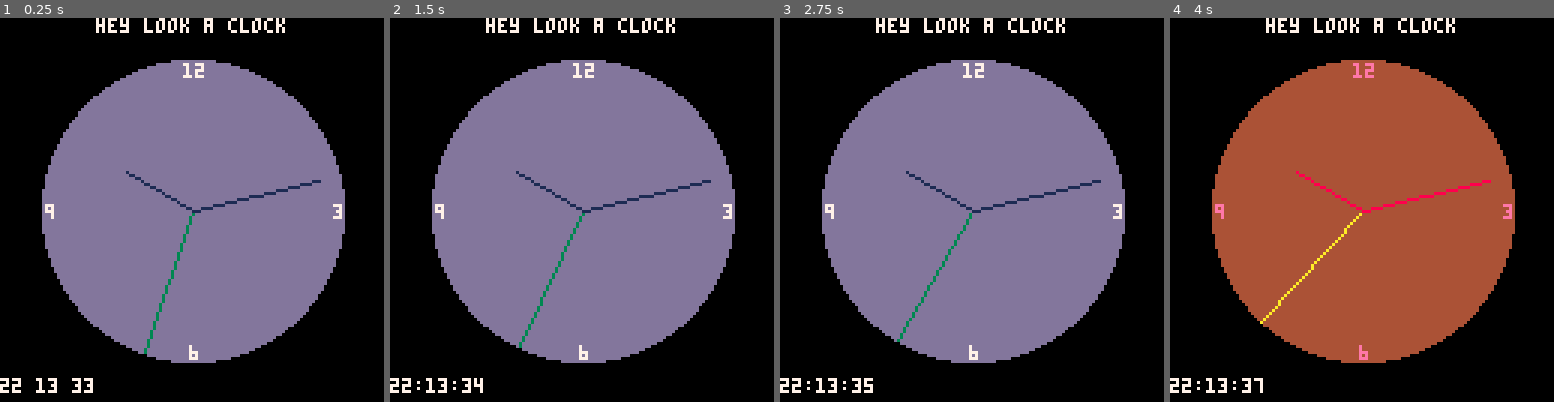
Above: before the commit, frames 1-4 (left to right).
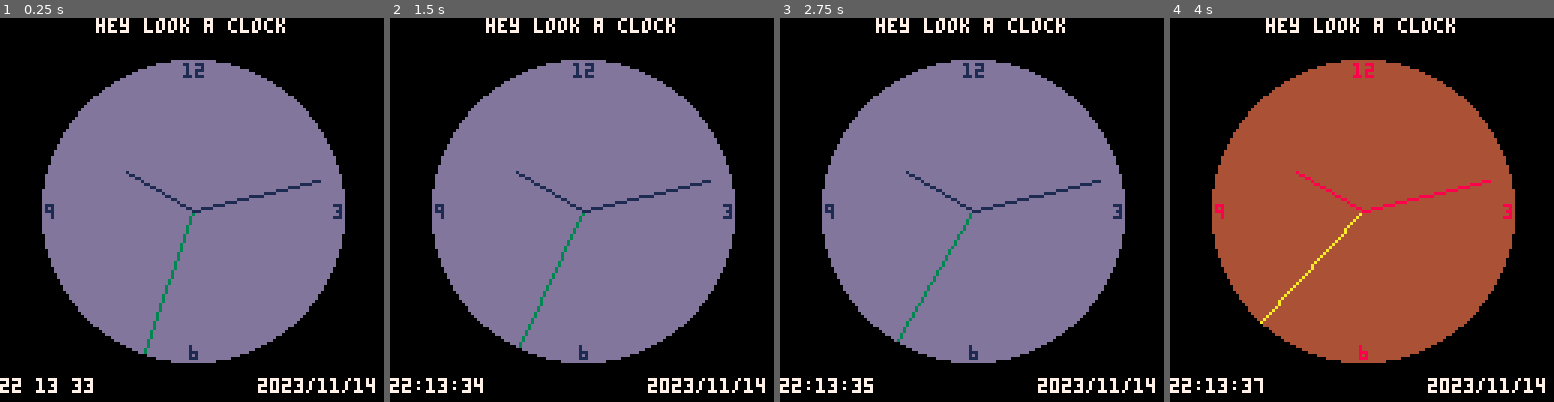
Above: after the commit, the same moments.

Repository: 0x4D5352/mussar.p8
Game: PICO-8 cartridge rndclock.p8
The game is run twice, just before and just after one commit, with the same random seed, the same clock (stepped at 60 frames per second) and the same inputs.
Inputs:
- Up to frame 1 (0.25 s): no input
- Up to frame 2 (1.5 s): no input
- Up to frame 3 (2.75 s): no input
- Up to frame 4 (4 s): no input

The runs differ from the first frame. In frame 1, 0.8% of the frame differs, in the area x 11-98%, y 11-98%; in frame 2, 0.8%; in frame 3, 0.8%; in frame 4, 0.8%.

Commit message:
add date

Diff:
--- a/rndclock.p8
+++ b/rndclock.p8
@@ -34,9 +34,9 @@
 
 
 	if sin(t()) > -0.75 then
-		delimiter = ":"
+		time_delimiter = ":"
 	else
-		delimiter = " "
+		time_delimiter = " "
 	end
 
 	if stat(93) < 10 then
@@ -57,8 +57,31 @@
 		sec = stat(95)
 	end
 
-	time = hr..delimiter..min..delimiter..sec
+	time = hr..time_delimiter..min..time_delimiter..sec
+
+	yr = stat(90)
+
+	if stat(91) < 10 then
+		mnth = "0"..stat(91)
+	else
+		mnth = stat(91)
+	end
+
+	if stat(92) < 10 then
+		day = "0"..stat(92)
+	else
+		day = stat(92)
+	end
+	if sin(t()) > -0.75 then
+		date_delimiter = ":"
+	else
+		date_delimiter = " "
+	end
+
+	date_delimiter = "/"
+	today = yr..date_delimiter..mnth..date_delimiter..day
 end
+
 
 function _draw()
 	if rnd() > 0.98 then
@@ -74,10 +97,10 @@
 
 	line(64,64, second['x'], second['y'], lcolor + 2)
 
-	print("12", 61, 15, lcolor + 6)
-	print("3", 111, 62, lcolor + 6)
-	print("6", 63, 109, lcolor + 6)
-	print("9", 15, 62, lcolor + 6)
+	print("12", 61, 15, lcolor)
+	print("3", 111, 62, lcolor)
+	print("6", 63, 109, lcolor)
+	print("9", 15, 62, lcolor)
 
 
 	line(64, 64, minute['x'], minute['y'], lcolor)
@@ -87,6 +110,8 @@
 
 	print("hey look a clock",32,0, 7)
 	print(time,0,120,7)
+	print(today,86,120,7)
+
 end
 __gfx__
 00000000000000000000000000000000000000000000000000000000000000000000000000000000000000000000000000000000000000000000000000000000
